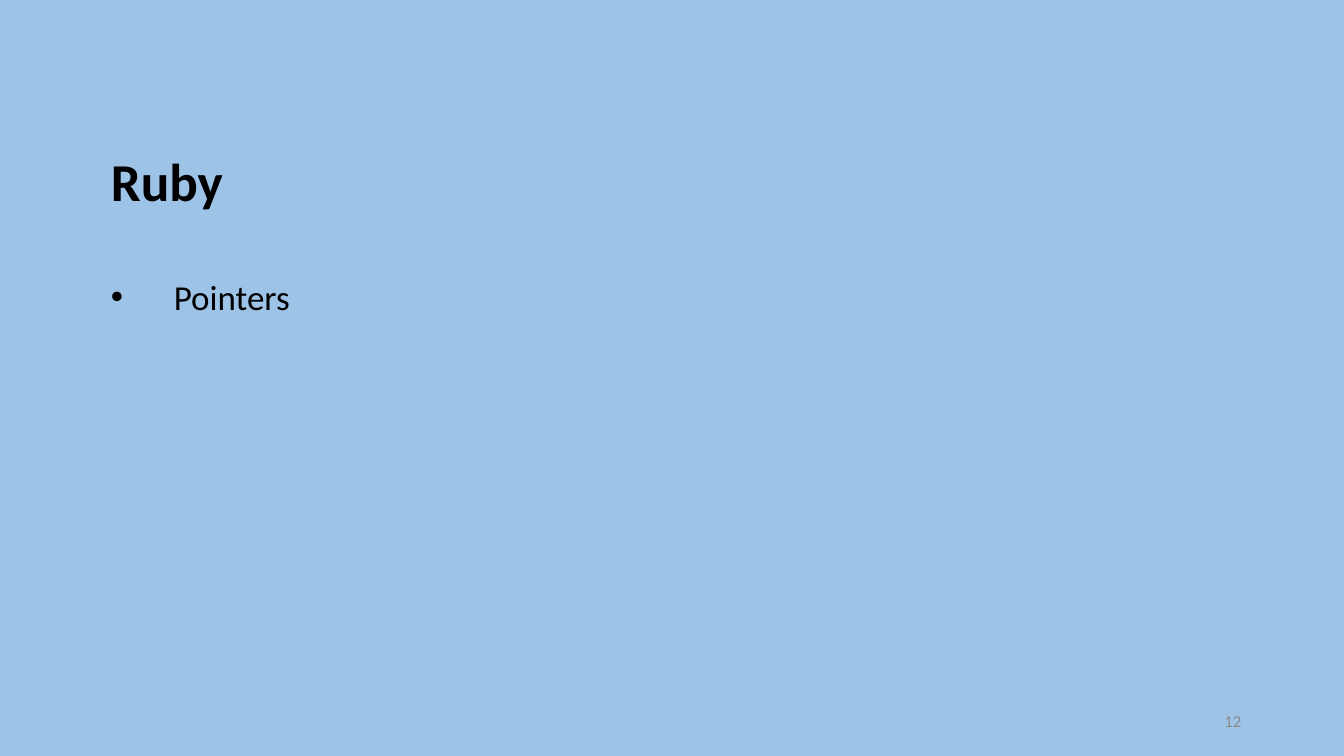
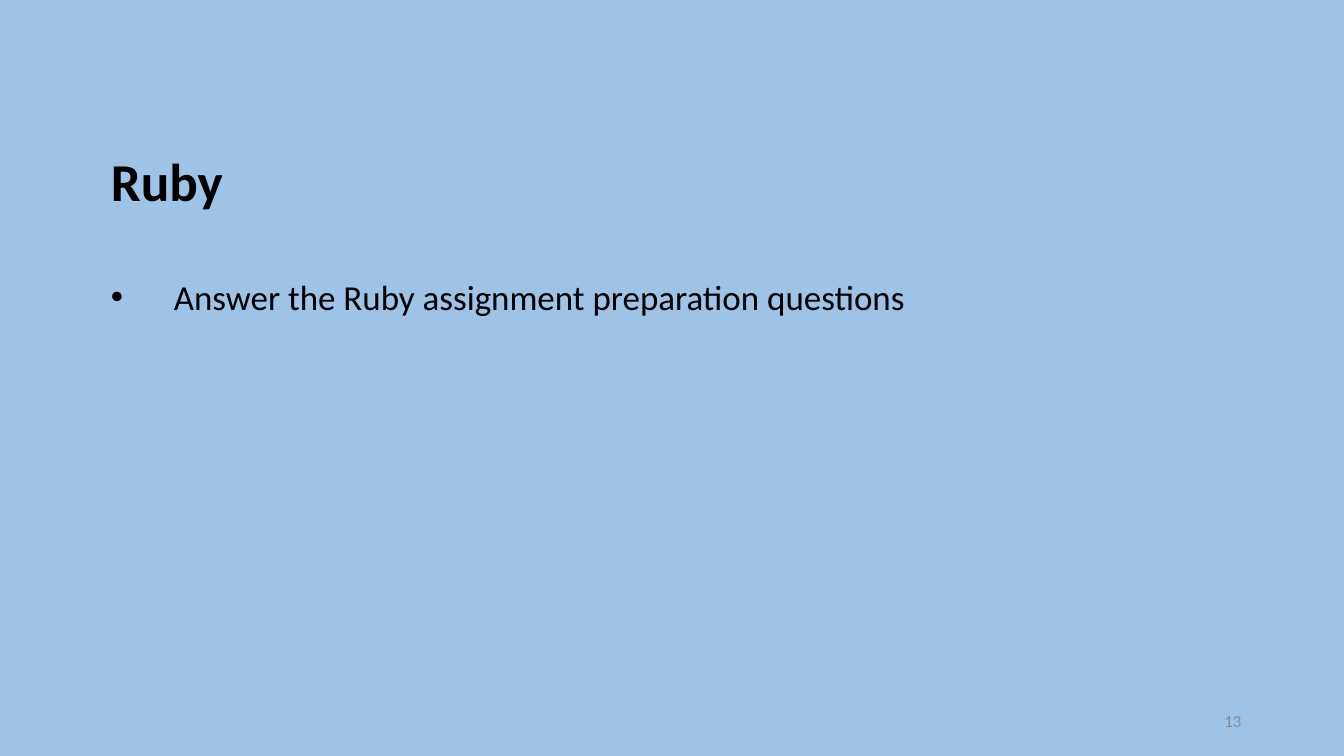
Before and after one commit to szetko/course-materials, a slide deck: slide 13 of Programming 4/Exam Preparation/Exam Preparation.pptx (slide 12 before the commit). Drawn at 1344x756 pixels with LibreOffice and Linux fonts; fonts in the diff are those of the drawing. Boxes give left, top, right and bottom in pixels: in the first picture for what was removed or moved away, otherwise in the second. Text is boxed around its words. In the diff, an @@ line names an element or a change of style, - is before the commit and + after.

```diff
--- a/Programming 4/Exam Preparation/Exam Preparation.pptx
+++ b/Programming 4/Exam Preparation/Exam Preparation.pptx
@@ text at [174, 285, 904, 316]: text changed @@
-    • Pointers
+    • Answer the Ruby assignment preparation questions
@@ page number at [1224, 716, 1241, 727]: text changed @@
-12
+13
```
Also in this commit, not shown: 1 other slide changed, 9 slides added, 8 slides removed, 2 other files.
